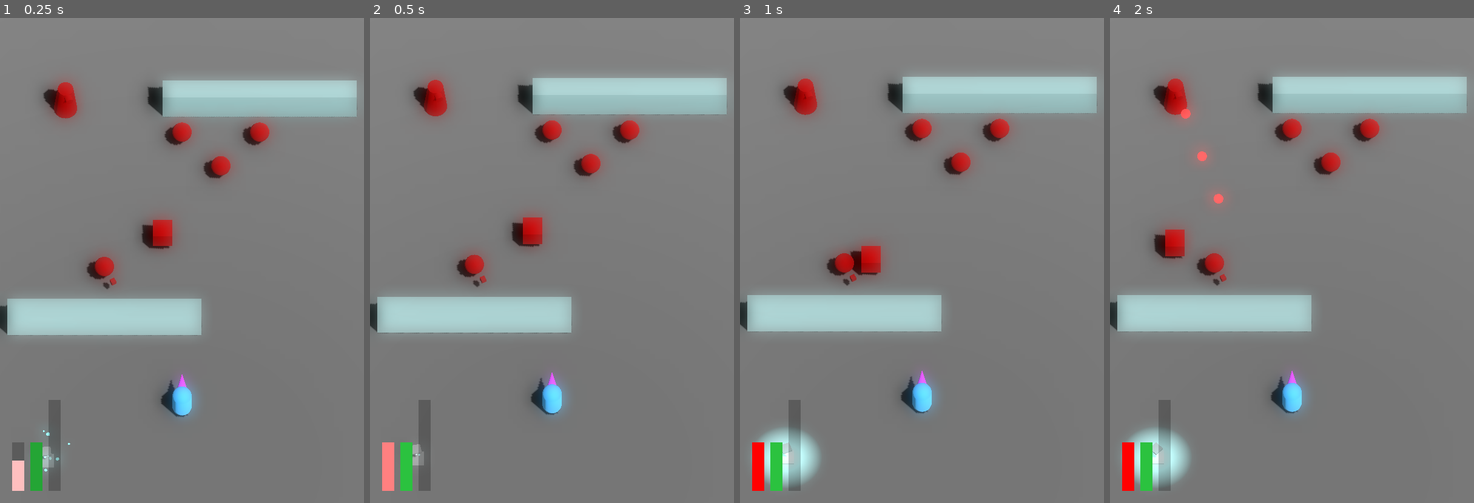
Above: before the commit, frames 1-4 (left to right).
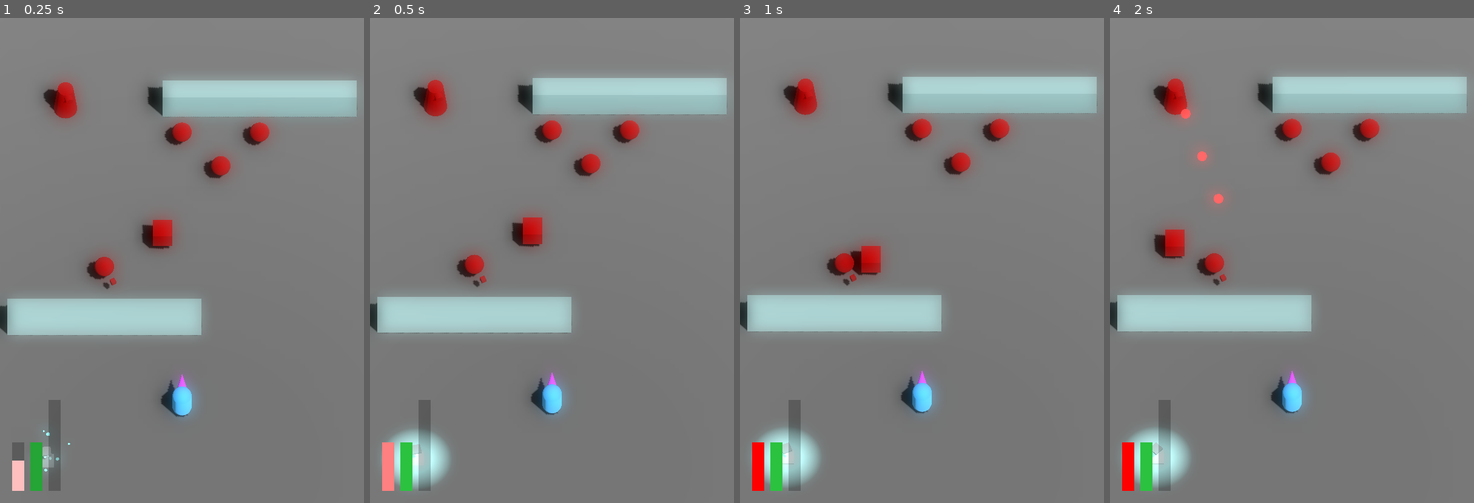
Above: after the commit, the same moments.

Repository: JackEvans24/bullet-absorb
Game: Godot game, scene res://scenes/main.tscn
The game is run twice, just before and just after one commit, with the same random seed, the same clock (stepped at 60 frames per second) and the same inputs.
Inputs:
- Up to frame 1 (0.25 s): no input
- Up to frame 2 (0.5 s): no input
- Up to frame 3 (1 s): no input
- Up to frame 4 (2 s): no input

Frame 1 is identical in both runs. In frame 2, 1.3% of the frame differs, in the area x 3-22%, y 84-98%; in frame 3, less than 0.1%; in frame 4, less than 0.1%.

Commit message:
refactor: update generator to use shared behaviour

Diff:
--- a/prefabs/power/power_generator.tscn
+++ b/prefabs/power/power_generator.tscn
@@ -1,8 +1,9 @@
-[gd_scene load_steps=13 format=3 uid="uid://bcjb1jnr0y5mb"]
+[gd_scene load_steps=14 format=3 uid="uid://bcjb1jnr0y5mb"]
 
 [ext_resource type="Script" path="res://scripts/mechanics/power_generator.gd" id="1_btbyj"]
 [ext_resource type="PackedScene" uid="uid://evlhef456yfc" path="res://prefabs/power/generated_power_ball.tscn" id="2_uxx3a"]
 [ext_resource type="Material" uid="uid://f41eu4cbvian" path="res://materials/player/player_absorb.tres" id="3_88q7i"]
+[ext_resource type="PackedScene" uid="uid://b0g4qn342fbge" path="res://prefabs/behaviours/drop_power.tscn" id="4_b084a"]
 
 [sub_resource type="SphereShape3D" id="SphereShape3D_1bsd3"]
 
@@ -70,7 +71,6 @@
 [node name="PowerGenerator" type="Node3D"]
 script = ExtResource("1_btbyj")
 power_scene = ExtResource("2_uxx3a")
-cooldown = 0.5
 
 [node name="PowerCheckArea" type="Area3D" parent="."]
 transform = Transform3D(1, 0, 0, 0, 1, 0, 0, 0, 1, 0, 0.5, 0)
@@ -113,3 +113,9 @@
 "": SubResource("AnimationLibrary_o3sd2")
 }
 autoplay = "power_generator_idle"
+
+[node name="DropPower" parent="." instance=ExtResource("4_b084a")]
+transform = Transform3D(1, 0, 0, 0, 1, 0, 0, 0, 1, 0, 0.5, 0)
+power_scene = ExtResource("2_uxx3a")
+power_drop_count = 1
+power_drop_offset = 0.0
--- a/scripts/mechanics/power_generator.gd
+++ b/scripts/mechanics/power_generator.gd
@@ -1,13 +1,13 @@
 class_name PowerGenerator
 extends Node3D
 
-@export var power_scene: PackedScene
 @export var cooldown: float = 0.3
 @export var power_check_time: float = 0.1
 
 @onready var power_check_area: Area3D = $PowerCheckArea
 @onready var spawn_point: Node3D = $SpawnPoint
 @onready var particles: GPUParticles3D = $SpawnParticles
+@onready var drop_power: DropPower = $DropPower
 
 var can_spawn := true
 
@@ -26,9 +26,7 @@
 
     await get_tree().create_timer(cooldown).timeout
 
-    var power = power_scene.instantiate()
-    get_tree().root.add_child(power)
-    power.global_position = spawn_point.global_position
+    drop_power.drop_all_power()
 
     await get_tree().create_timer(power_check_time).timeout
 
